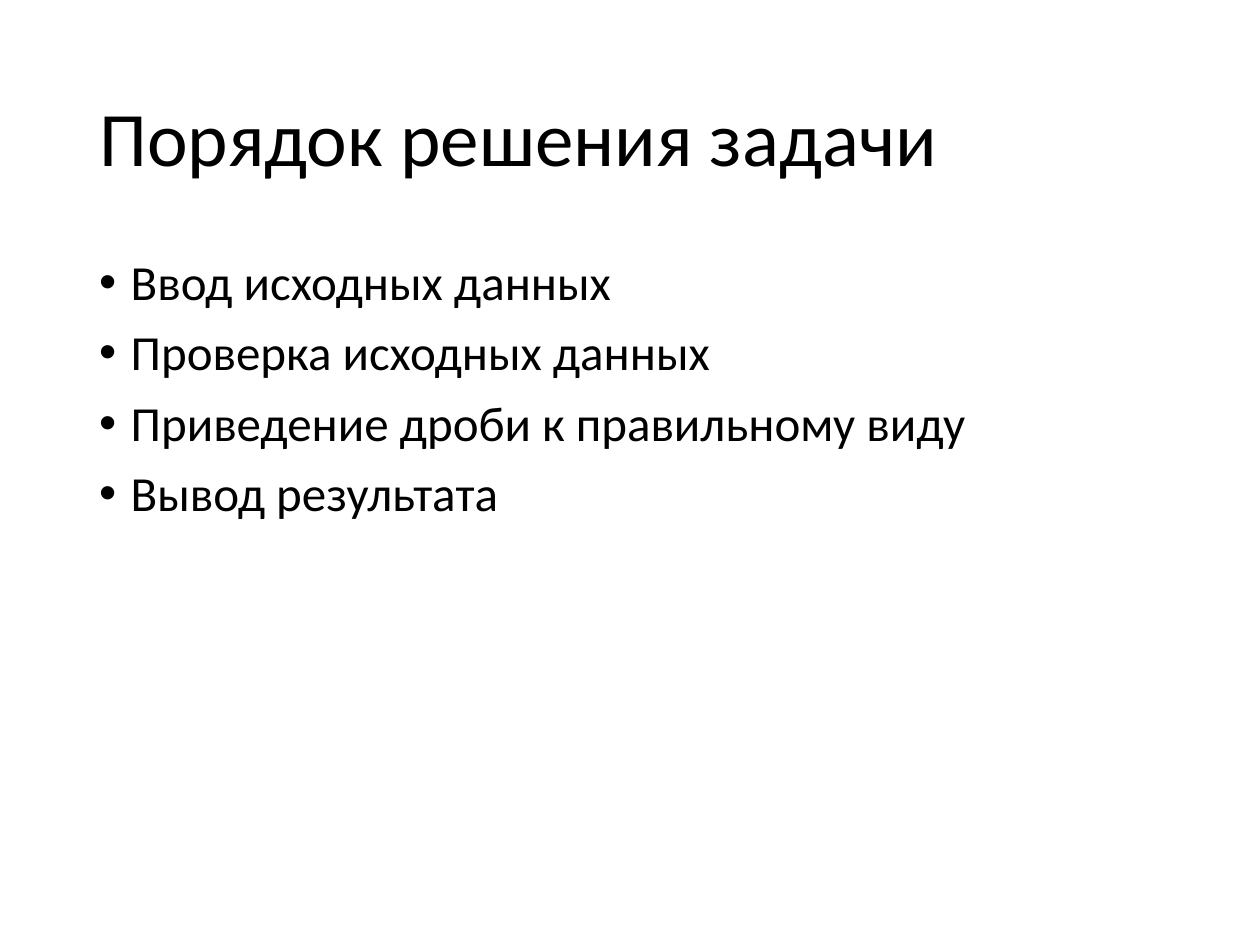
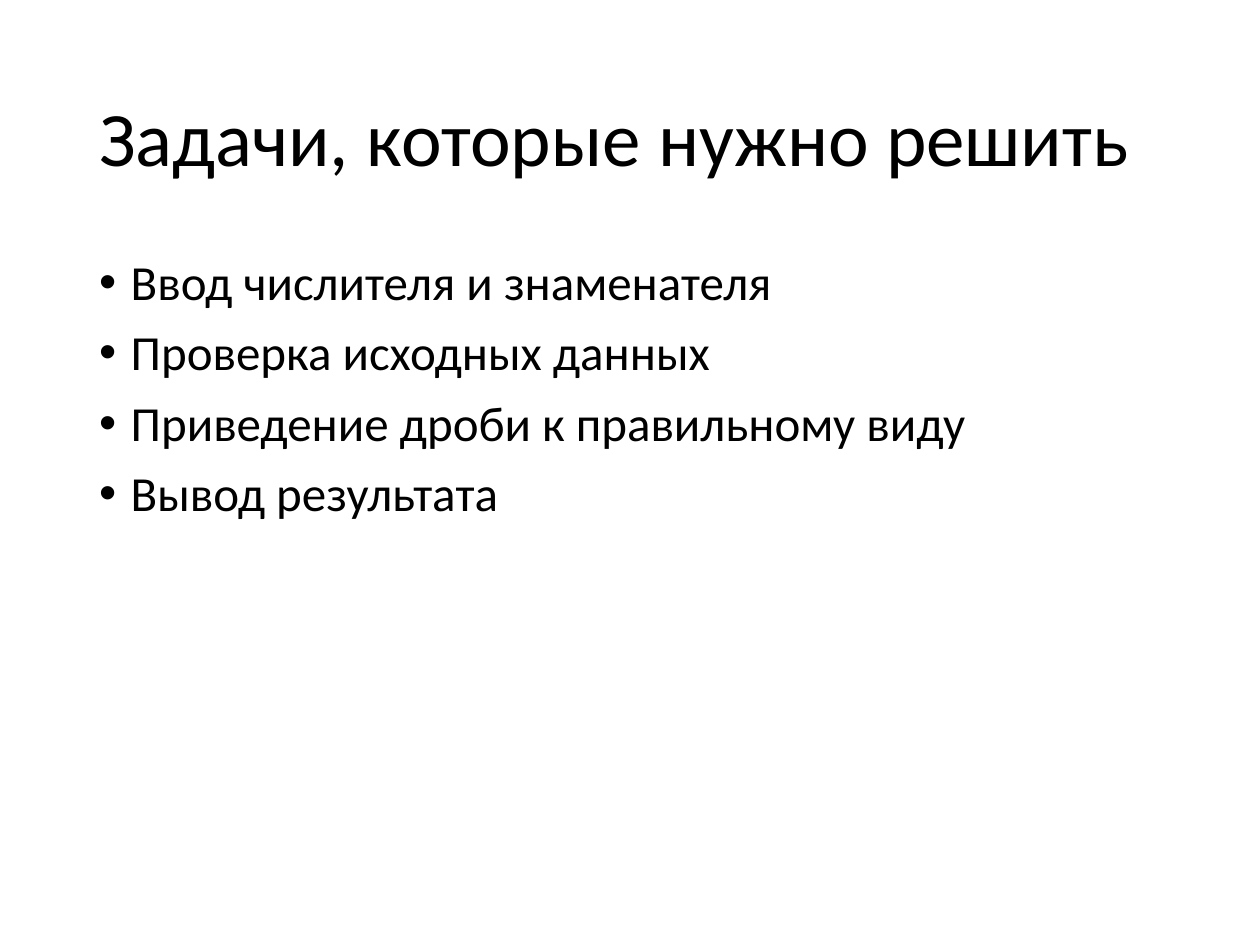
Before and after one commit to alexey-malov/fraction, a slide deck: slide 4 of Explanation.pptx. Drawn at 1260x945 pixels with LibreOffice and Linux fonts; fonts in the diff are those of the drawing. Boxes give left, top, right and bottom in pixels: in the first picture for what was removed or moved away, otherwise in the second. Text is boxed around its words. In the diff, an @@ line names an element or a change of style, - is before the commit and + after.

```diff
--- a/Explanation.pptx
+++ b/Explanation.pptx
@@ title at <box>99,116,1128,179</box>: text changed @@
-Порядок решения задачи
+Задачи, которые нужно решить
@@ text at <box>131,268,771,308</box>: text changed @@
-• Ввод исходных данных
+• Ввод числителя и знаменателя
```
Also in this commit, not shown: 3 other slides changed, 2 slides added.
